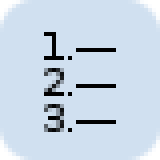
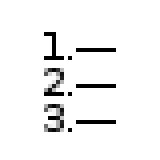
Before/after of a 160 × 160 layered artwork. What changed in the layer stack:
removed layer "Background" over box(0, 0, 160, 160)
